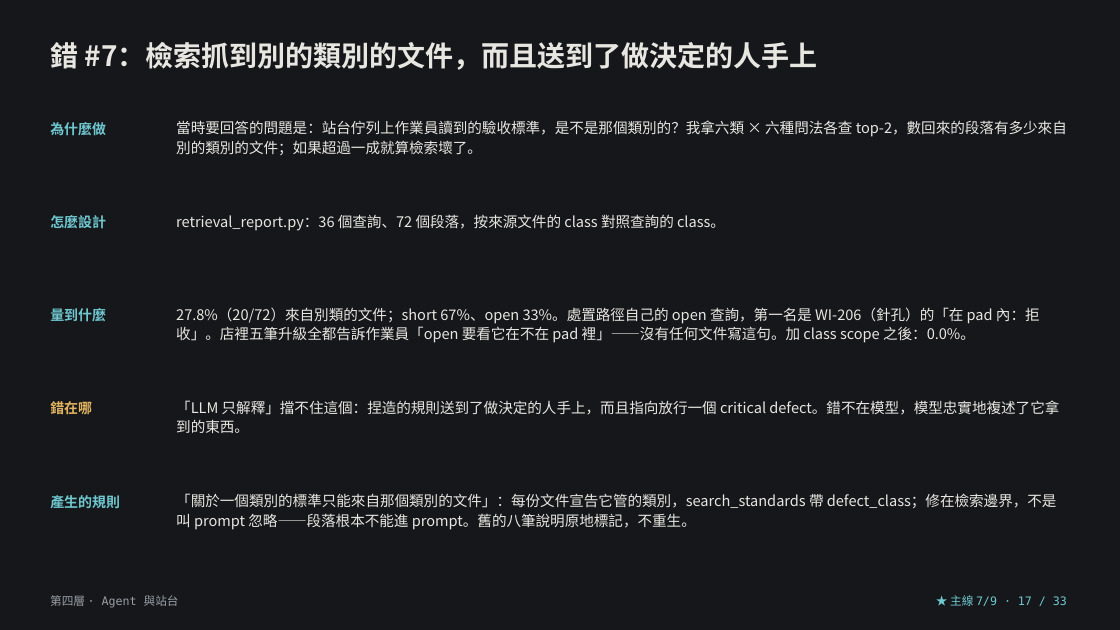
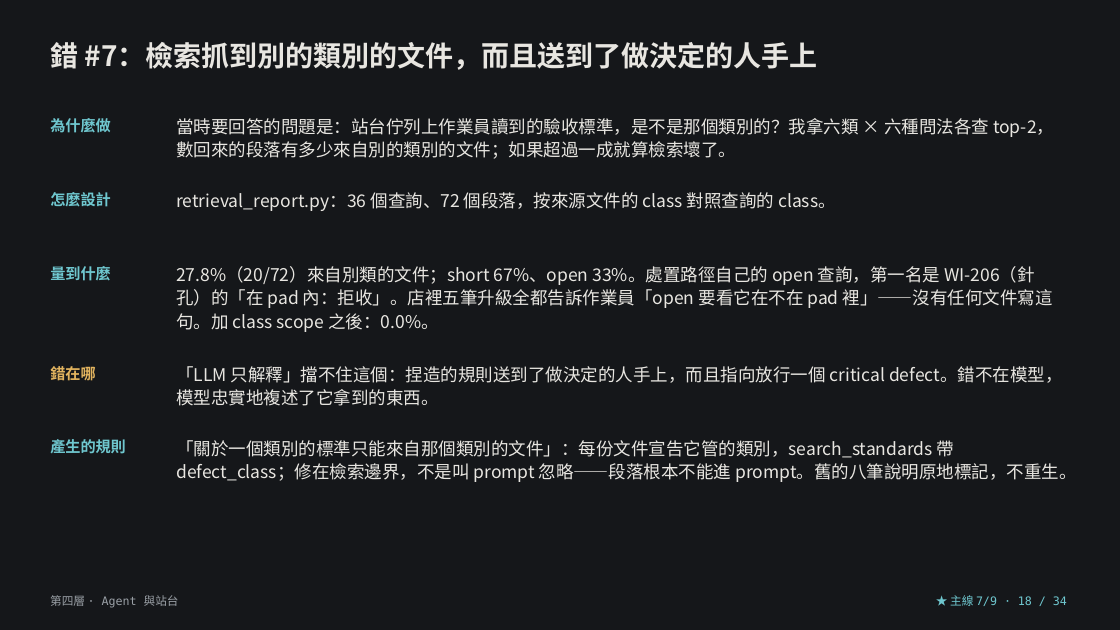
Before and after one commit to lin891020/aoi-agent, a slide deck: slide 18 of docs/deck/aoi-agent-journey.zh-TW.pptx (slide 17 before the commit). Drawn at 1120x630 pixels with LibreOffice and Linux fonts; fonts in the diff are those of the drawing. Boxes give left, top, right and bottom in pixels: in the first picture for what was removed or moved away, otherwise in the second. Text is boxed around its words. In the diff, an @@ line names an element or a change of style, - is before the commit and + after.

```diff
--- a/docs/deck/aoi-agent-journey.zh-TW.pptx
+++ b/docs/deck/aoi-agent-journey.zh-TW.pptx
@@ text "怎麼設計": place and size @@
-text "怎麼設計" at box(50, 215, 106, 228)
+text "怎麼設計" at box(50, 192, 111, 207)
@@ text "retrieval_report.py：36 個查詢、72 個段落，按來源文件的 class 對照查詢的 ...": place and size @@
-text "retrieval_report.py：36 個查詢、72 個段落，按來源文件的 class 對照查詢的 ..." at box(176, 214, 725, 231)
+text "retrieval_report.py：36 個查詢、72 個段落，按來源文件的 class 對照查詢的 ..." at box(176, 192, 836, 211)
@@ text "量到什麼": place and size @@
-text "量到什麼" at box(50, 308, 106, 321)
+text "量到什麼" at box(50, 266, 111, 281)
@@ text "27.8%（20/72）來自別類的文件；short 67%、open 33%。處置路徑自己的 open 查詢，第一名是 ...": place and size @@
-text "27.8%（20/72）來自別類的文件；short 67%、open 33%。處置路徑自己的 open 查詢，第一名是 ..." at box(176, 307, 1040, 343)
+text "27.8%（20/72）來自別類的文件；short 67%、open 33%。處置路徑自己的 open 查詢，第一名是 ..." at box(176, 266, 1053, 332)
@@ size 12 to 13 pt in 5 elements at box(50, 118, 111, 133), box(50, 266, 111, 281), box(50, 192, 111, 207), box(50, 439, 126, 454), box(50, 363, 95, 383) @@
@@ text "錯在哪": place and size @@
-text "錯在哪" at box(50, 401, 92, 414)
+text "錯在哪" at box(50, 363, 95, 383)
@@ text "「LLM 只解釋」擋不住這個：捏造的規則送到了做決定的人手上，而且指向放行一個 critical defect。錯不在模 ...": place and size @@
-text "「LLM 只解釋」擋不住這個：捏造的規則送到了做決定的人手上，而且指向放行一個 critical defect。錯不在模 ..." at box(176, 400, 1059, 433)
+text "「LLM 只解釋」擋不住這個：捏造的規則送到了做決定的人手上，而且指向放行一個 critical defect。錯不在模 ..." at box(176, 366, 1063, 406)
@@ text "產生的規則": place and size @@
-text "產生的規則" at box(50, 495, 120, 508)
+text "產生的規則" at box(50, 439, 126, 454)
@@ size 12.5 to 15 pt; line spacing 1.1 to 1.12 in 5 elements at box(176, 118, 1054, 159), box(176, 192, 836, 211), box(176, 266, 1053, 332), box(176, 366, 1063, 406), box(176, 440, 1076, 482) @@
@@ text "「關於一個類別的標準只能來自那個類別的文件」：每份文件宣告它管的類別，search_standards 帶 defect ...": place and size @@
-text "「關於一個類別的標準只能來自那個類別的文件」：每份文件宣告它管的類別，search_standards 帶 defect ..." at box(176, 493, 1057, 530)
+text "「關於一個類別的標準只能來自那個類別的文件」：每份文件宣告它管的類別，search_standards 帶 defect ..." at box(176, 440, 1076, 482)
@@ text at box(950, 595, 1067, 606): text changed @@
-★ 主線 7/9 · 17 / 33
+★ 主線 7/9 · 18 / 34
```
Also in this commit, not shown: 31 other slides changed, 2 slides added, 1 slide removed, 8 other files.
